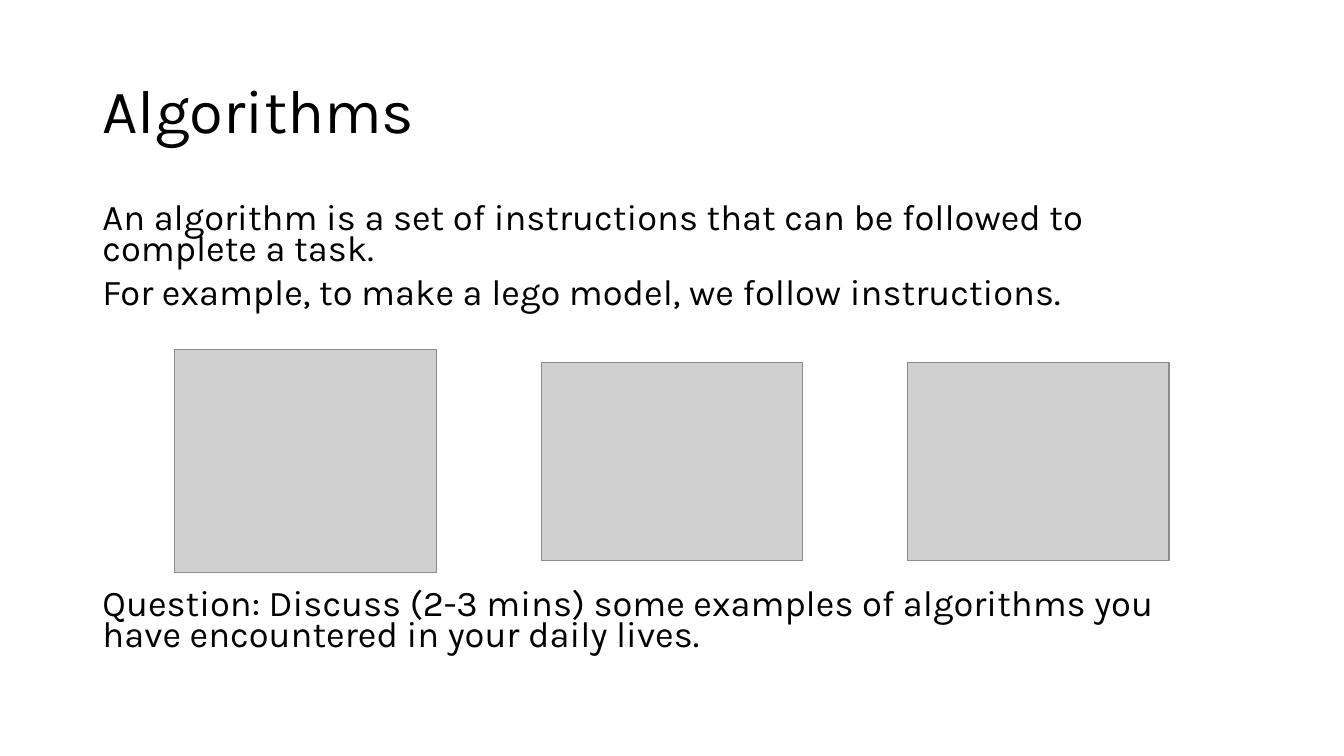
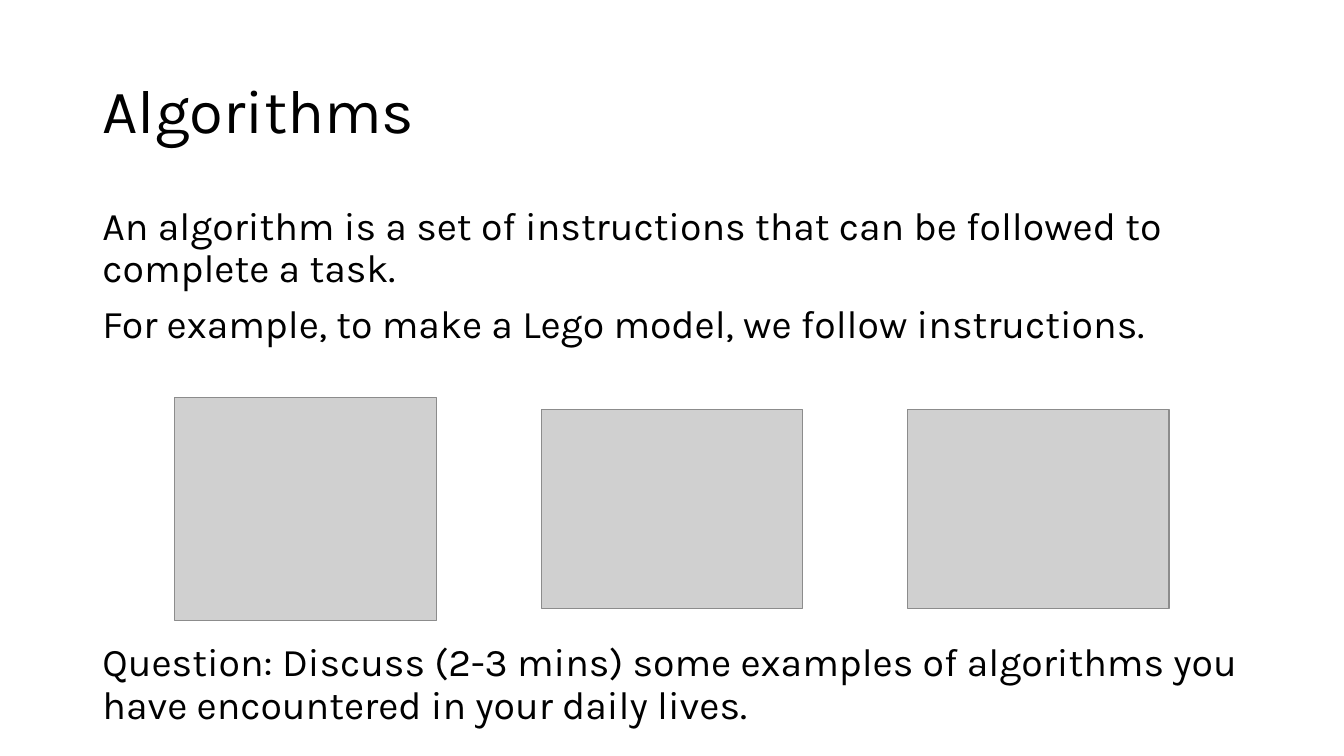
Before and after one commit to engmaths/SEMT10002_2025, a slide deck: slide 6 of Week_1_variables_operators_and_algorithms/Seminar_algorithms/seminar1_algorithms.pptx. Drawn at 1344x756 pixels with LibreOffice and Linux fonts; fonts in the diff are those of the drawing; grey boxes stand for pictures. Boxes give left, top, right and bottom in pixels: in the first picture for what was removed or moved away, otherwise in the second. Text is boxed around its words. In the diff, an @@ line names an element or a change of style, - is before the commit and + after.

```diff
--- a/Week_1_variables_operators_and_algorithms/Seminar_algorithms/seminar1_algorithms.pptx
+++ b/Week_1_variables_operators_and_algorithms/Seminar_algorithms/seminar1_algorithms.pptx
@@ text at (x1=102, y1=213, x2=1236, y2=729): size 25.9 to 28 pt in "An algorithm is a set of instructions ...", "Question: Discuss (2-3 mins) some examples of ..."; line spacing 0.7 to 0.9 @@
@@ text at (x1=102, y1=311, x2=1145, y2=348): text changed; size 25.9 to 28 pt @@
-For example, to make a lego model, we follow instructions.
+For example, to make a Lego model, we follow instructions.
@@ 3 pictures moved together from (x1=175, y1=350, x2=1170, y2=573) to (x1=175, y1=397, x2=1170, y2=620) @@
```
Also in this commit, not shown: 7 other slides changed, 6 slides added, 1 slide removed, 1 other file.
